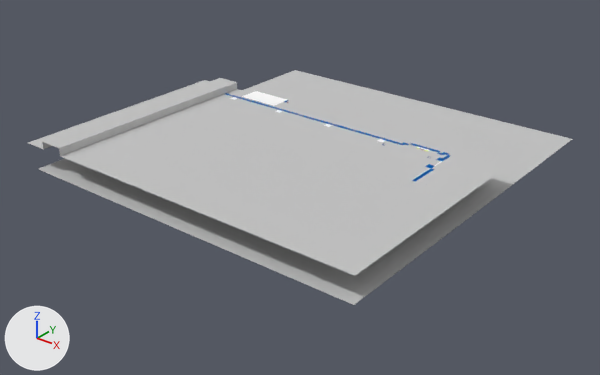
The Blender file res/mesh/env/lobby/desk.blend, before and after one commit.
Before and after are seen from a 50 mm camera at (23.1, -37.7, 20.8) aimed at (-6.1, -1.2, -1.8). The lights are fixed; the arrows at lower left show +X, +Y and +Z.

Objects in the first picture: 'Around-door', 'Plane.002', 'Plane.003', 'extend-wall1', 'extend-wall1.001', 'extend-wall2', 'main-wall'.
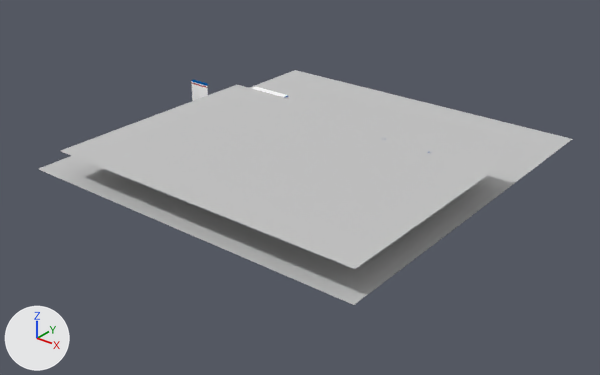
Location of each change, [x1, y1, x2, y2] in pixels of the pictures (600 x 375 px; the box of a moved part takes in the faces that stretch with it):
'Plane.003', reshaped, moved (7% narrower, 7% shorter)
    before: [28, 78, 509, 276]
    after: [61, 85, 510, 269]
'extend-wall1.001', reshaped
    before: [196, 85, 288, 110]
    after: [191, 80, 288, 101]
part 1 of me_plane_006, moved or reshaped
    before: [226, 91, 288, 110]
    after: [252, 87, 288, 98]
part 2 of me_plane_006, moved or reshaped (not visible before)
    after: [191, 80, 208, 99]
part 3 of me_plane_005, built on
    before: [425, 158, 445, 168]
part 4 of me_plane_004, moved or reshaped (not visible afterwards)
    before: [412, 168, 434, 181]
part 5 of me_plane_003, deleted
    before: [28, 78, 237, 156]
part 6 of me_plane, moved or reshaped (not visible afterwards)
    before: [282, 110, 379, 138]
part 7 of me_ldrawmesh_073, built on
    before: [379, 137, 450, 159]

Edits to the bpy script that builds the scene:
```text
Change me_plane_006:
    where me_plane_006.from_pydata(...)  # 86 vertices, 63 faces; spans x -40.5..1.0, y -1.0..6.6, z -9.3..0.0
    used by ob_extend_wall1_001; location = (-10.17, 1.71, 0.2); rotation_euler = (1.571, 0.0, 0.0), in degrees (90, 0, 0); scale = (0.2, 0.2, 0.2)
    me_plane_006 part 1: all 49 vertices in x -24.7..1.0, y 5.4..6.6, z -9.3..0.0 are moved by (0.0, 1.7, 0.0)
    me_plane_006 part 2: all 10 vertices in x -40.5..-32.7, y 5.4..6.6, z -1.0..0.0 are moved by (0.0, 1.7, 0.0)
Change me_plane_005:
    used by ob_around_door; location = (2.35, 0.5, 1.4); rotation_euler = (-3.142, 1.571, 0.0), in degrees (-180, 90, 0); scale = (0.2, 0.2, 0.2)
    remove me_plane_005.from_pydata(...)  # 60 vertices, 46 faces; spans x -0.6..7.0, y -5.03..3.03, z -0.4..1.6
    add me_plane_005.from_pydata(...)  # 66 vertices, 50 faces; spans x -2.26..7.0, y -5.03..3.03, z -0.4..1.6
    me_plane_005 part 3
    4 vertices are removed from x 0.6..1.0, y -3.03..1.03, z 0.0..0.6
    7 faces are deleted
    34 vertices in x -0.6..0.6, y -5.03..3.03, z -0.4..1.6 move by (-1.66, 0.0, 0.0)
    2 vertices move from x -0.6, y -3.03..1.03, z 0.0 to x -2.26, y -3.03..1.03, z 0.6
    5 vertices are added at (-1.06, -3.03, 0.6), (1.0, -3.03, -0.4), (-1.86, -3.03, 0.6), (-1.46, -3.03, 0.6), (1.0, -3.03, 0.6)
    5 new vertices lie (0.0, 4.06, 0.0) away from vertices in x -1.86..1.0, y -3.03, z -0.4..0.6
    8 new faces join them, mat_wal_white (white #ffffff), smooth
    1 new face joins them, mat_blue_stripe (blue #0057a6), smooth
    2 new faces join them, mat_red_stripe (red #b30006), smooth
Change me_plane_004:
    where me_plane_004.from_pydata(...)  # 29 vertices, 19 faces; spans x -36.38..-26.25, y -1.0..6.6, z -4.85..0.0
    used by ob_extend_wall2; location = (2.43, -7.38, 0.2); rotation_euler = (1.571, 0.0, -1.571), in degrees (90, 0, -90); scale = (0.2, 0.2, 0.2)
    me_plane_004 part 4: all 21 vertices in x -36.38..-26.25, y 5.0..6.6, z -4.85..0.0 are moved by (0.0, 1.66, 0.0)
Change me_plane_003:
    where me_plane_003.from_pydata(...)  # 12 vertices, 5 faces; spans x -1.06..1.0, y -1.0..0.22, z 0.0..0.04
    used by ob_plane_003; location = (-6.0, 0.31, 1.52); scale = (11.6, 12.3, 12.3)
    verts and faces of me_plane_003; kept vertices keep their numbers, new ones are numbered from 12
    me_plane_003 part 5
    add delete_vertices([*range(4, 12)])  # with the faces that use them
Change me_plane:
    where me_plane.from_pydata(...)  # 14 vertices, 6 faces; spans x -37.0..1.0, y -1.0..6.6, z -1.0..0.0
    used by ob_extend_wall1; location = (-2.57, 1.71, 0.2); rotation_euler = (1.571, 0.0, 0.0), in degrees (90, 0, 0); scale = (0.2, 0.2, 0.2)
    me_plane part 6: all 10 vertices in x -37.0..1.0, y 5.4..6.6, z -1.0..0.0 are moved by (0.0, 1.7, 0.0)
Change me_ldrawmesh_073:
    used by ob_main_wall; location = (0.73, 1.93, 0.66); rotation_euler = (0.0, 0.0, 1.571), in degrees (0, 0, 90); scale = (0.2, 0.2, 0.2)
    remove me_ldrawmesh_073.from_pydata(...)  # 423 vertices, 338 faces; spans x -2.1..1.9, y -8.5..15.5, z -3.3..4.3
    add me_ldrawmesh_073.from_pydata(...)  # 427 vertices, 340 faces; spans x -2.1..1.9, y -8.5..15.5, z -3.3..6.0
    me_ldrawmesh_073 part 7
    71 vertices in x -2.1..1.9, y -8.5..15.5, z 3.1..4.3 move by (0.0, 0.0, 1.7)
    2 vertices are added at (0.9, -4.5, 4.0), (0.9, 5.5, 4.0)
    1 new face joins them, mat_wal_white (white #ffffff)
Change ob_plane_003:
    ob_plane_003.location: (-6.0, 0.31, 1.52) -> (-6.0, 0.31, 1.85)
```
